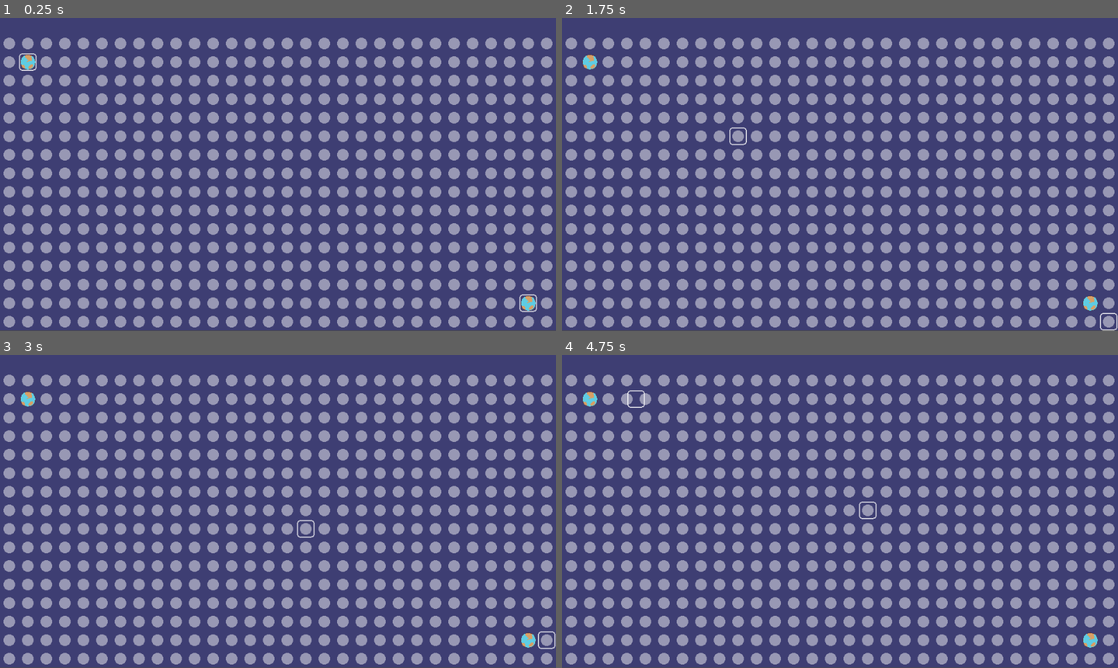
Above: before the commit, frames 1-4 (two rows, left to right).
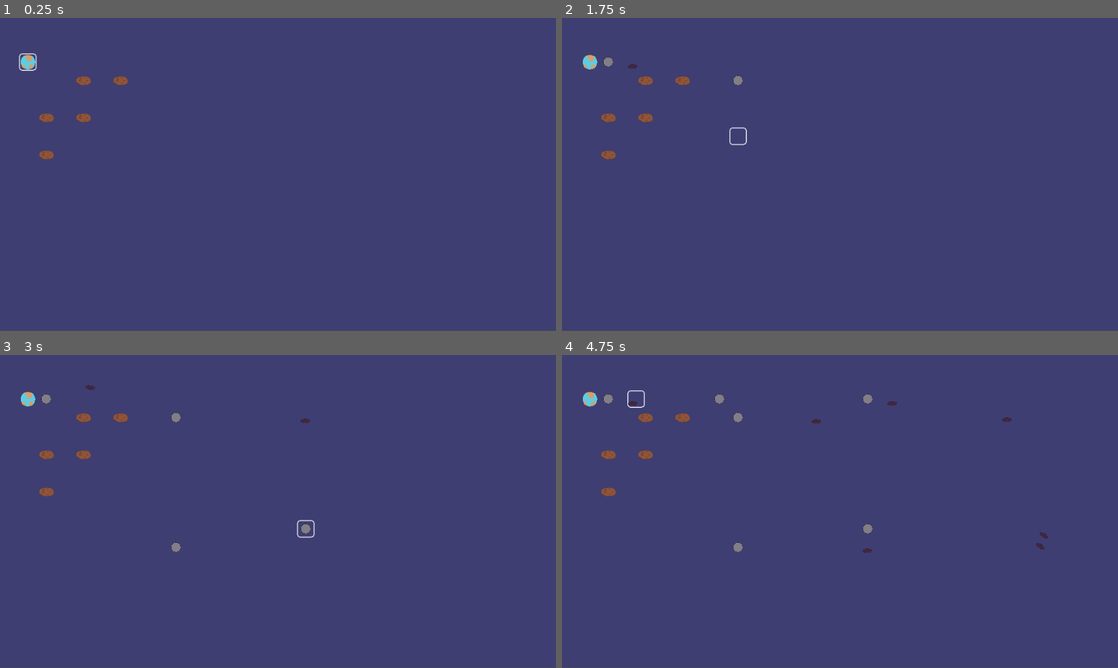
Above: after the commit, the same moments.

Repository: CannibalCowsRanch/Gravitone
Game: Godot game, scene res://scenes/Game.tscn
Same seed, same stepped clock (60 frames per second), same inputs: the game is played once before the commit and once after it.
Inputs:
- Up to frame 1 (0.25 s): no input
- Up to frame 2 (1.75 s): tap Enter at 0.5 s; hold D (move_right) 0.53-1.28 s; tap Space (spawn, bound only after the commit) at 0.6, 1.35 s; hold S (move_down) from 1.28 s (still down)
- Up to frame 3 (3 s): release S (move_down) at 2.03 s; hold D (move_right) 2.03-2.78 s; tap Space (spawn, bound only after the commit) at 2.1, 2.85 s; hold W (move_up) from 2.78 s (still down)
- Up to frame 4 (4.75 s): release W (move_up) at 3.53 s; hold A (move_left) from 3.53 s (still down); tap Space (spawn, bound only after the commit) at 3.6, 4.35 s

The runs differ from the first frame. In frame 1, 31% of the frame differs, in the area x 0-100%, y 6-99%; in frame 2, 31%; in frame 3, 31%; in frame 4, 31%.

Commit message:
Added spawning cannons

Diff:
--- a/entities/Asteroid.gd
+++ b/entities/Asteroid.gd
@@ -1,3 +1,4 @@
 extends "res://entities/Entity.gd"
+class_name Asteroid
 
 export var total_resource = 100;
--- a/entities/Bullet.gd
+++ b/entities/Bullet.gd
@@ -1,3 +1,8 @@
 extends "res://entities/Entity.gd"
+class_name Bullet
 
-export var damage = 100;
+var damage = 100
+var direction = Vector2.ZERO
+
+func _ready() -> void:
+	$Body.apply_impulse(Vector2.ZERO, direction)
--- a/entities/Bullet.tscn
+++ b/entities/Bullet.tscn
@@ -1,11 +1,16 @@
-[gd_scene load_steps=4 format=2]
+[gd_scene load_steps=5 format=2]
 
 [ext_resource path="res://entities/Entity.tscn" type="PackedScene" id=1]
 [ext_resource path="res://entities/Bullet.gd" type="Script" id=2]
 [ext_resource path="res://images/bullet.png" type="Texture" id=3]
 
+[sub_resource type="CircleShape2D" id=1]
+
 [node name="Bullet" instance=ExtResource( 1 )]
 script = ExtResource( 2 )
+
+[node name="CollisionShape2D" parent="Body" index="0"]
+shape = SubResource( 1 )
 
 [node name="Sprite" parent="Body" index="1"]
 texture = ExtResource( 3 )
--- a/entities/Cannon.gd
+++ b/entities/Cannon.gd
@@ -1,4 +1,15 @@
 extends "res://entities/Entity.gd"
+class_name Cannon
 
-export var cooldown = 100;
-export var thrust = 100;
+onready var Bullet = preload("res://entities/Bullet.tscn")
+
+export var cooldown = 1;
+export var thrust = 400;
+
+func _ready() -> void:
+	$Timer.wait_time = cooldown
+
+func _on_Timer_timeout() -> void:
+	var bullet = Bullet.instance()
+	bullet.direction = Vector2(1, 0) * thrust
+	add_child(bullet)
--- a/entities/Cannon.tscn
+++ b/entities/Cannon.tscn
@@ -1,17 +1,35 @@
-[gd_scene load_steps=4 format=2]
+[gd_scene load_steps=6 format=2]
 
 [ext_resource path="res://entities/Entity.tscn" type="PackedScene" id=1]
 [ext_resource path="res://entities/Cannon.gd" type="Script" id=2]
 [ext_resource path="res://images/cannon.png" type="Texture" id=3]
 
-[node name="Cannon" instance=ExtResource( 1 )]
+[sub_resource type="CircleShape2D" id=2]
+radius = 9.25072
+
+[sub_resource type="CircleShape2D" id=1]
+radius = 23.7259
+
+[node name="Cannon" index="0" instance=ExtResource( 1 )]
 script = ExtResource( 2 )
 
-[node name="Body" parent="." index="1"]
+[node name="Body" parent="." index="0"]
 mode = 1
+
+[node name="CollisionShape2D" parent="Body" index="0"]
+shape = SubResource( 2 )
 
 [node name="Sprite" parent="Body" index="1"]
 texture = ExtResource( 3 )
 
+[node name="Collision" parent="Body/Gravitor" index="0"]
+shape = SubResource( 1 )
+
+[node name="Timer" type="Timer" parent="." index="1"]
+autostart = true
+
+[connection signal="timeout" from="Timer" to="." method="_on_Timer_timeout"]
 
 [editable path="Body"]
+
+[editable path="Body/Gravitor"]
--- a/entities/Entity.gd
+++ b/entities/Entity.gd
@@ -1,3 +1,5 @@
 extends Node2D
+class_name Entity
 
-export var health = 100;
+var player: Player = null
+var health = 100;
--- a/entities/Entity.tscn
+++ b/entities/Entity.tscn
@@ -1,12 +1,12 @@
 [gd_scene load_steps=4 format=2]
 
 [ext_resource path="res://entities/Entity.gd" type="Script" id=1]
-[ext_resource path="res://entities/Gravitor.tscn" type="PackedScene" id=2]
-[ext_resource path="res://entities/Body.tscn" type="PackedScene" id=3]
+[ext_resource path="res://entities/Body.tscn" type="PackedScene" id=2]
+[ext_resource path="res://entities/Gravitor.tscn" type="PackedScene" id=3]
 
 [node name="Entity" type="Node2D"]
 script = ExtResource( 1 )
 
-[node name="Gravitor" parent="." instance=ExtResource( 2 )]
+[node name="Body" parent="." instance=ExtResource( 2 )]
 
-[node name="Body" parent="." instance=ExtResource( 3 )]
+[node name="Gravitor" parent="Body" instance=ExtResource( 3 )]
--- a/entities/Indicator.gd
+++ b/entities/Indicator.gd
@@ -1,5 +1,7 @@
 extends Node2D
 class_name Indicator
+
+signal spawn(player, position)
 
 # The movement speed of the indicator
 const SPEED = 30.0
@@ -25,7 +27,7 @@
 var _target_position: Vector2 = Vector2.ZERO
 
 var type = "indicator"
-var player = null
+var player: Player = null
 
 onready var grid: Grid = get_node("/root/Game/Grid")
 
@@ -45,6 +47,9 @@
 	)
 
 func _process(delta: float) -> void:
+	if Input.is_action_just_pressed("spawn"):
+		emit_signal("spawn", player, grid.world_to_map(position))
+
 	if _state == States.IDLE:
 		process_idle()
 	elif _state == States.MOVING:
--- a/entities/Planet.gd
+++ b/entities/Planet.gd
@@ -1,4 +1,5 @@
 extends "res://entities/Entity.gd"
+class_name Planet
 
 export var resource_quantity = 100;
 var type = "planet"
--- a/project.godot
+++ b/project.godot
@@ -9,6 +9,26 @@
 config_version=4
 
 _global_script_classes=[ {
+"base": "Node2D",
+"class": "Asteroid",
+"language": "GDScript",
+"path": "res://entities/Asteroid.gd"
+}, {
+"base": "Node2D",
+"class": "Bullet",
+"language": "GDScript",
+"path": "res://entities/Bullet.gd"
+}, {
+"base": "Node2D",
+"class": "Cannon",
+"language": "GDScript",
+"path": "res://entities/Cannon.gd"
+}, {
+"base": "Node2D",
+"class": "Entity",
+"language": "GDScript",
+"path": "res://entities/Entity.gd"
+}, {
 "base": "Node",
 "class": "Game",
 "language": "GDScript",
@@ -24,15 +44,25 @@
 "language": "GDScript",
 "path": "res://entities/Indicator.gd"
 }, {
+"base": "Node2D",
+"class": "Planet",
+"language": "GDScript",
+"path": "res://entities/Planet.gd"
+}, {
 "base": "Node",
 "class": "Player",
 "language": "GDScript",
 "path": "res://entities/Player.gd"
 } ]
 _global_script_class_icons={
+"Asteroid": "",
+"Bullet": "",
+"Cannon": "",
+"Entity": "",
 "Game": "",
 "Grid": "",
 "Indicator": "",
+"Planet": "",
 "Player": ""
 }
 
@@ -75,6 +105,15 @@
 , Object(InputEventKey,"resource_local_to_scene":false,"resource_name":"","device":0,"alt":false,"shift":false,"control":false,"meta":false,"command":false,"pressed":false,"scancode":16777234,"unicode":0,"echo":false,"script":null)
  ]
 }
+spawn={
+"deadzone": 0.5,
+"events": [ Object(InputEventKey,"resource_local_to_scene":false,"resource_name":"","device":0,"alt":false,"shift":false,"control":false,"meta":false,"command":false,"pressed":false,"scancode":32,"unicode":0,"echo":false,"script":null)
+ ]
+}
+
+[physics]
+
+2d/default_gravity_vector=Vector2( 0, 0 )
 
 [rendering]
 
--- a/scenes/Game.gd
+++ b/scenes/Game.gd
@@ -1,29 +1,41 @@
 extends Node
 class_name Game
 
+onready var Asteroid = preload("res://entities/Asteroid.tscn")
+onready var Cannon = preload("res://entities/Cannon.tscn")
 onready var Player = preload("res://entities/Player.tscn")
 onready var Planet = preload("res://entities/Planet.tscn")
 onready var Indicator = preload("res://entities/Indicator.tscn")
 
-
 func _ready() -> void:
 	# init first player
-	var player1 = Player.instance()
+	var player1: Player = Player.instance()
 	_setup_player(player1, Vector2(1, 1))
 
 	# init second player
-	var player2 = Player.instance()
-	_setup_player(player2, Vector2($Grid.grid_size.x - 2, $Grid.grid_size.y - 2))
+	#var player2: Player = Player.instance()
+	#_setup_player(player2, Vector2($Grid.grid_size.x - 2, $Grid.grid_size.y - 2))
 
+	$Grid.add_object(Asteroid.instance(), Vector2(4, 2))
+	$Grid.add_object(Asteroid.instance(), Vector2(6, 2))
+	$Grid.add_object(Asteroid.instance(), Vector2(4, 4))
+	$Grid.add_object(Asteroid.instance(), Vector2(2, 4))
+	$Grid.add_object(Asteroid.instance(), Vector2(2, 6))
 
 func _setup_player(player: Player, grid_position: Vector2) -> void:
 	add_child(player)
 
 	# Add planet for the player
-	var planet = Planet.instance()
+	var planet: Planet = Planet.instance()
 	$Grid.add_object(planet, grid_position)
 
 	# Add indicator for the player
-	var indicator = Indicator.instance()
+	var indicator: Indicator = Indicator.instance()
+	indicator.connect("spawn", self, "_on_spawn")
 	indicator.player = player
 	$Grid.add_object(indicator, grid_position)
+
+func _on_spawn(player: Player, grid_position: Vector2) -> void:
+	var cannon: Cannon = Cannon.instance()
+	cannon.player = player
+	$Grid.add_object(cannon, grid_position)
--- a/scenes/Game.tscn
+++ b/scenes/Game.tscn
@@ -31,4 +31,5 @@
 script = ExtResource( 3 )
 
 [node name="VisualGrid" type="Node2D" parent="Grid"]
+visible = false
 script = SubResource( 1 )
